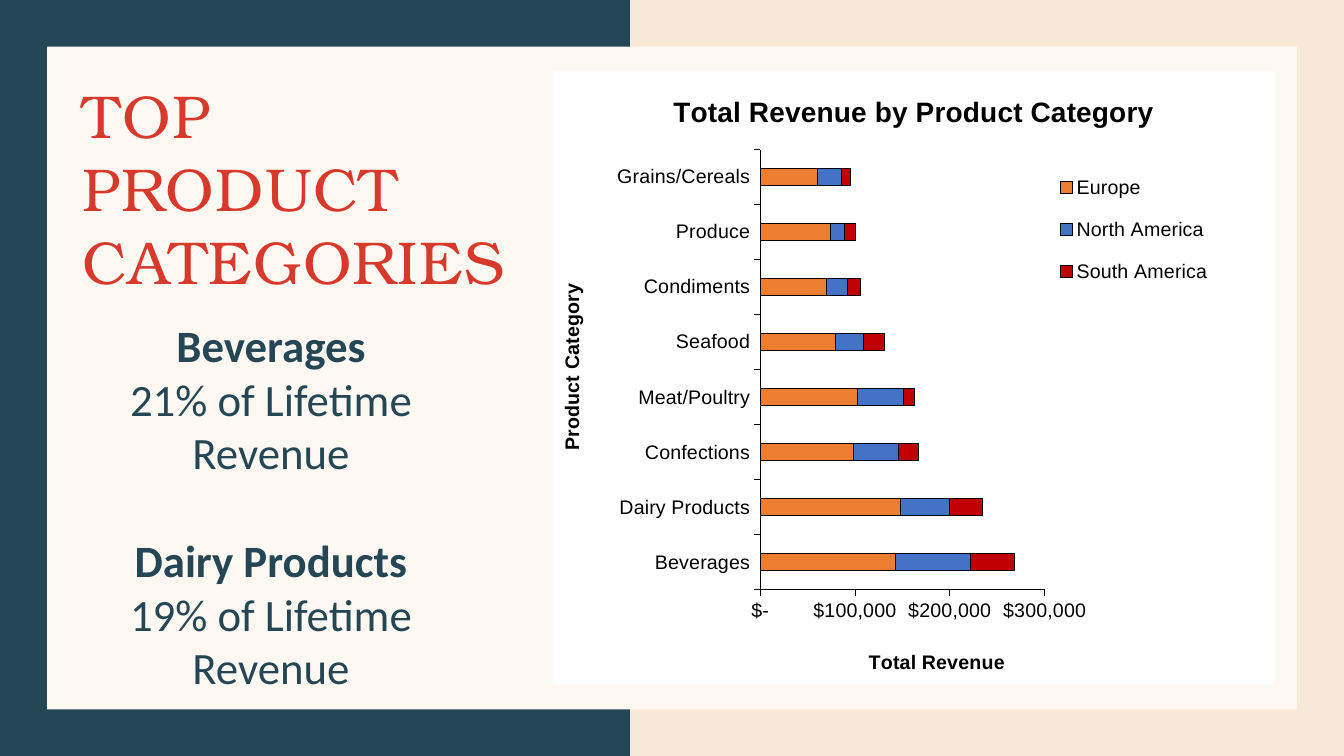
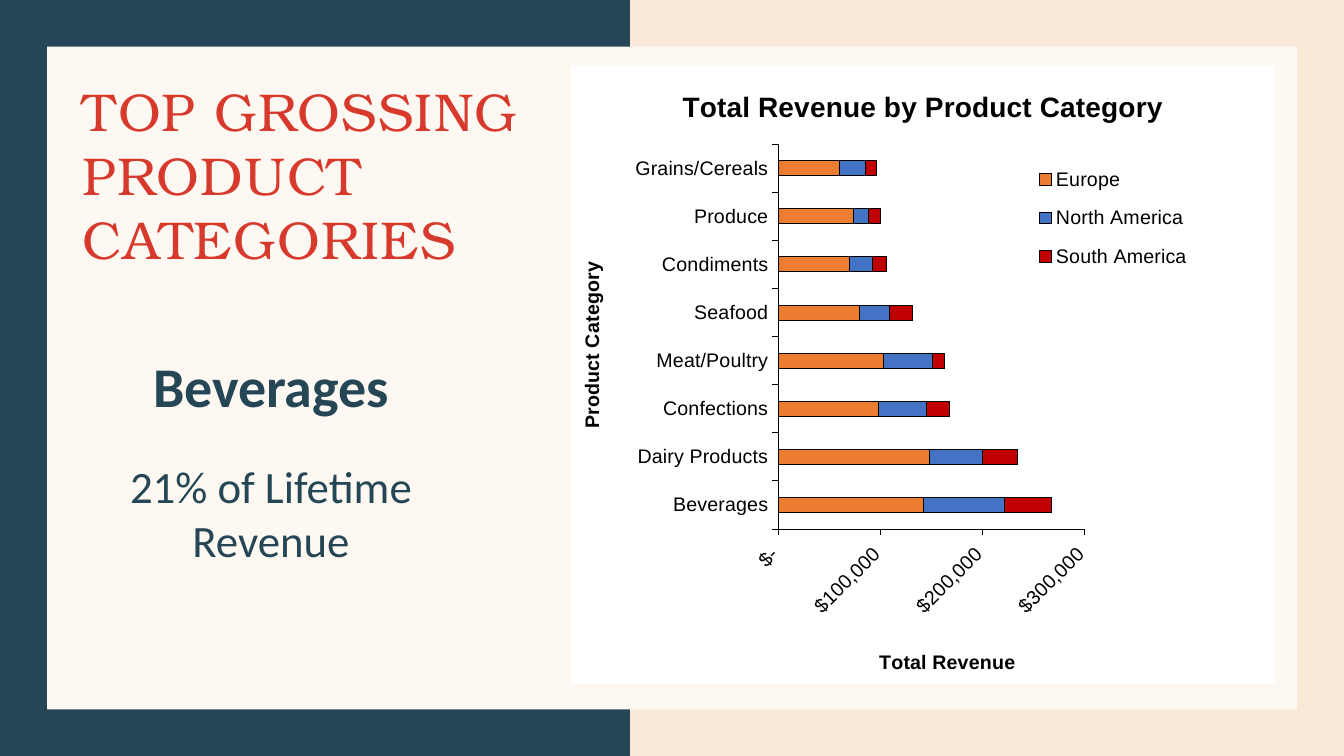
Before and after one commit to valeriemagalong/Northwind-Business-Analysis, a slide deck: slide 6 of northwind_business_presentation.pptx. Drawn at 1344x756 pixels with LibreOffice and Linux fonts; fonts in the diff are those of the drawing. Boxes give left, top, right and bottom in pixels: in the first picture for what was removed or moved away, otherwise in the second. Text is boxed around its words. In the diff, an @@ line names an element or a change of style, - is before the commit and + after.

Commit message:
Create graph for total revenue by beverage product and add to PowerPoint

```diff
--- a/northwind_business_presentation.pptx
+++ b/northwind_business_presentation.pptx
@@ bar stacked chart resized from (x1=553, y1=72, x2=1274, y2=685) to (x1=571, y1=66, x2=1274, y2=685) @@
@@ title at (x1=83, y1=94, x2=517, y2=260): text changed; size 43.2 to 38 pt @@
-TOP
-PRODUCT
-CATEGORIES
+TOP GROSSING
+PRODUCT
+CATEGORIES
@@ text "Beverages" moved from (x1=130, y1=333, x2=412, y2=685) to (x1=130, y1=370, x2=412, y2=558) @@
@@ text at (x1=153, y1=370, x2=389, y2=417): size 32 to 40 pt in "Beverages" @@
@@ text at (x1=130, y1=545, x2=412, y2=685): paragraphs removed @@
-Dairy Products
-19% of Lifetime Revenue
```
Also in this commit, not shown: 1 other slide changed, 2 slides added, 1 other file.
